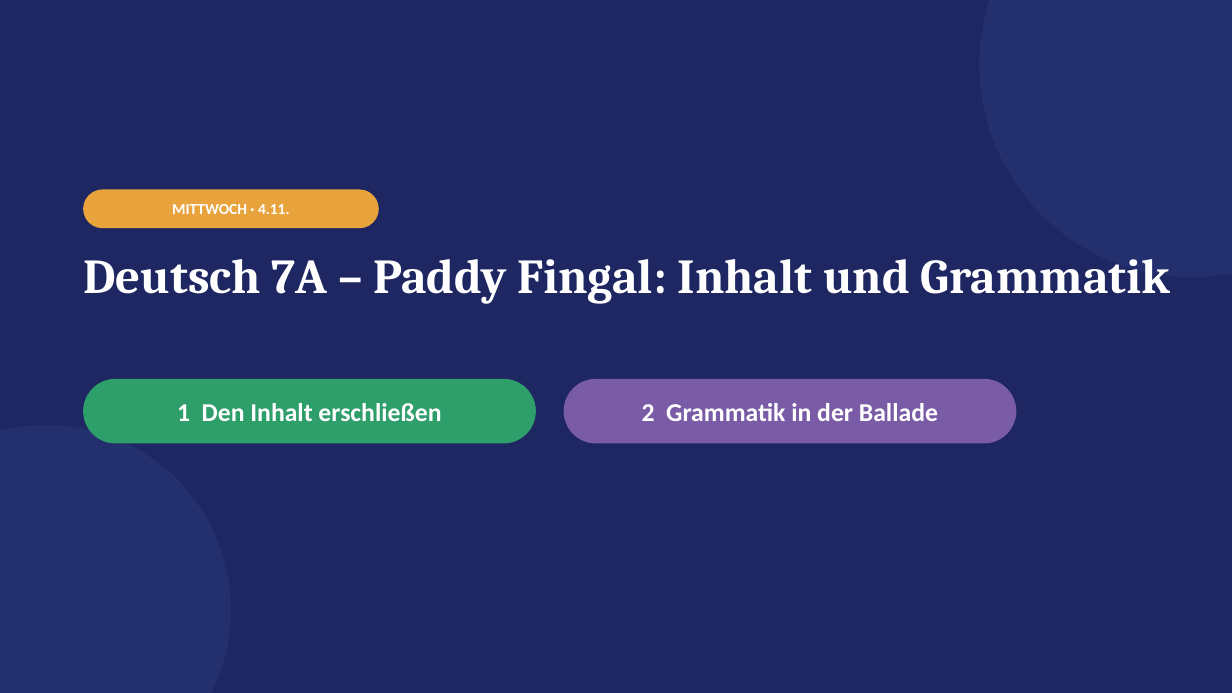
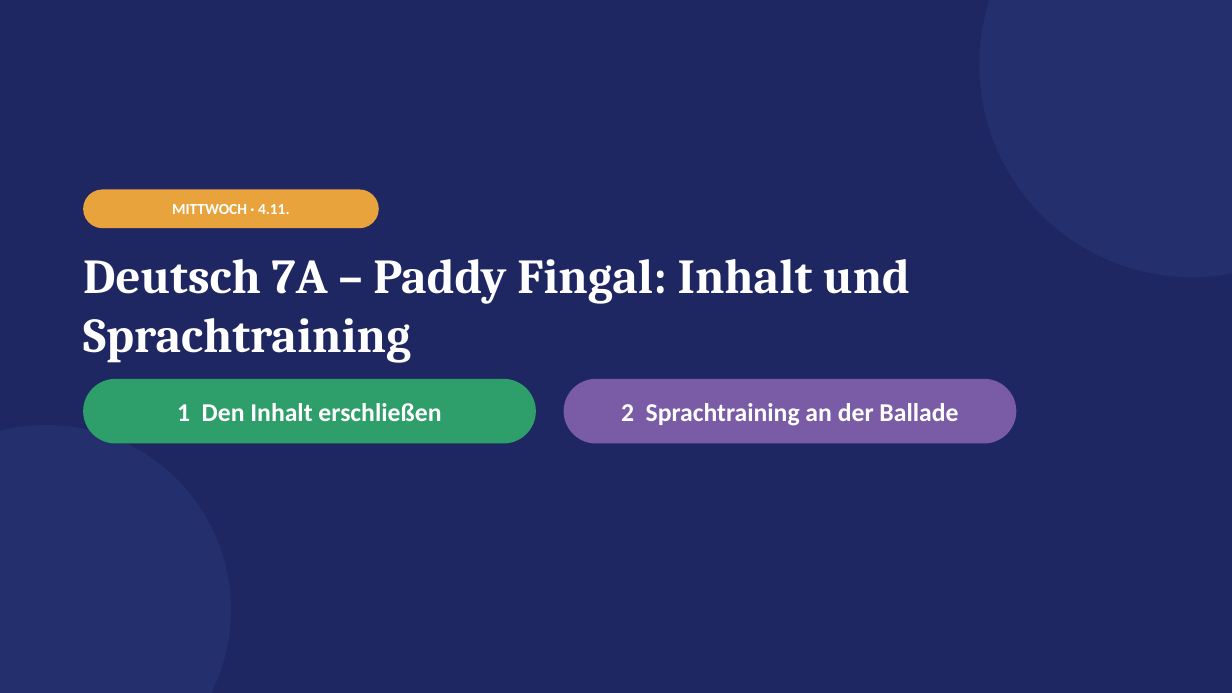
Before and after one commit to golzkonstantin-gif/Schule, a slide deck: slide 1 of Deutsch_7A/Balladen/Woche2/Mittwoch_04-11_Deutsch_7A.pptx. Drawn at 1232x693 pixels with LibreOffice and Linux fonts; fonts in the diff are those of the drawing. Boxes give left, top, right and bottom in pixels: in the first picture for what was removed or moved away, otherwise in the second. Text is boxed around its words. In the diff, an @@ line names an element or a change of style, - is before the commit and + after.

```diff
--- a/Deutsch_7A/Balladen/Woche2/Mittwoch_04-11_Deutsch_7A.pptx
+++ b/Deutsch_7A/Balladen/Woche2/Mittwoch_04-11_Deutsch_7A.pptx
@@ text at [83,259,910,362]: text changed @@
-Deutsch 7A – Paddy Fingal: Inhalt und Grammatik
+Deutsch 7A – Paddy Fingal: Inhalt und Sprachtraining
@@ text at [621,403,958,426]: text changed @@
-2 Grammatik in der Ballade
+2 Sprachtraining an der Ballade
```
Also in this commit, not shown: 10 other slides changed, 10 other files.
